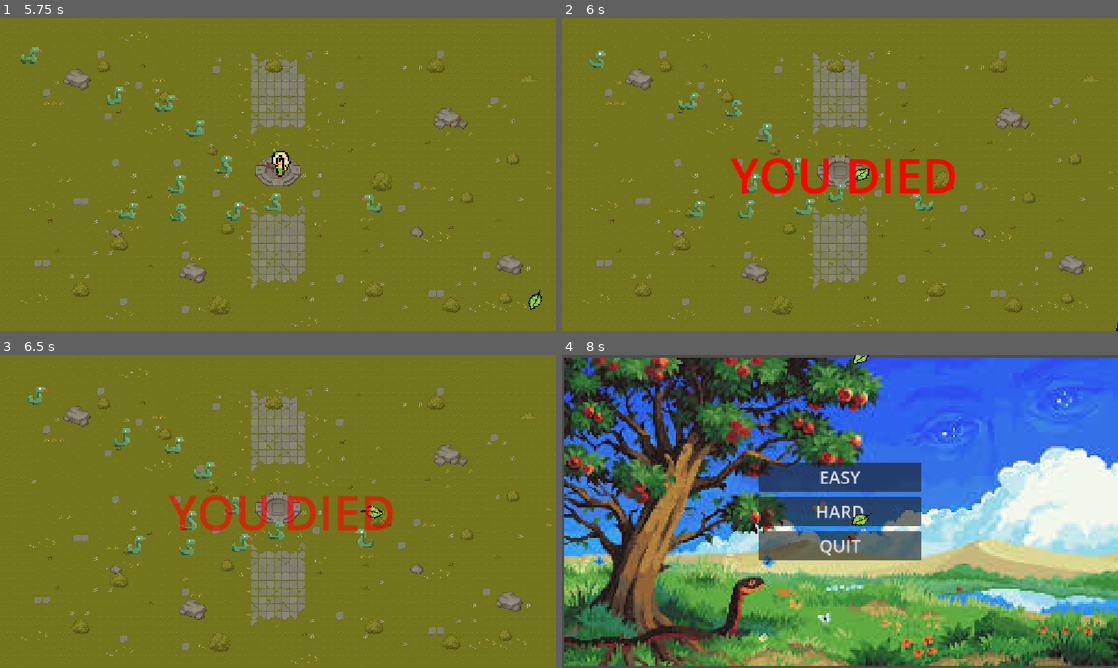
Above: before the commit, frames 1-4 (two rows, left to right).
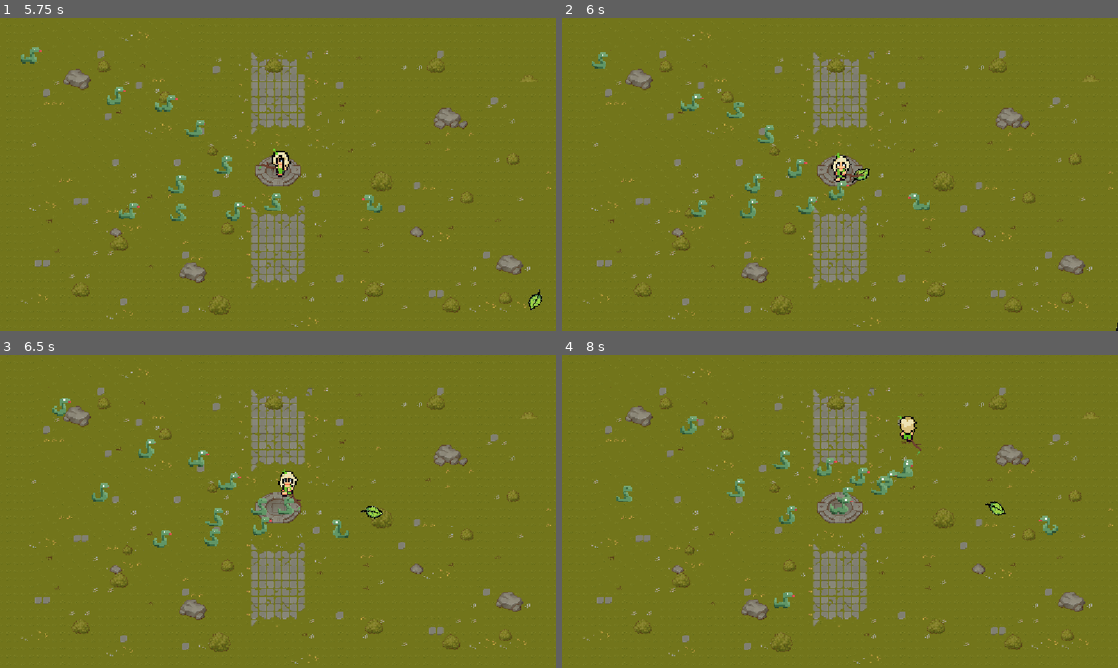
Above: after the commit, the same moments.

Repository: Jonniscoss/game-moral
Game: Godot game, scene res://scenes/main_menu.tscn
The game is run twice, just before and just after one commit, with the same random seed, the same clock (stepped at 60 frames per second) and the same inputs.
Inputs (mouse positions are in pixels of both pictures, inside the frame that each line leads up to):
- Up to frame 1 (5.75 s): click "HARD" at 0.5 s; tap Enter (ui_accept) at 1.25, 1.52, 2.27, 3.77, 4.52, 5.27 s; move the mouse to (400, 158) at 1.27 s; hold D (WalkRight) 1.28-2.03 s; click (400, 158) at 1.35 s; move the mouse to (166, 190) at 2.02 s; hold Down (WalkDown) 2.03-2.78 s; click (166, 190) at 2.1 s; move the mouse to (333, 105) at 2.77 s; hold D (WalkRight) 2.78-3.53 s; click (333, 105) at 2.85 s; move the mouse to (250, 237) at 3.52 s; hold W (WalkUp) 3.53-4.28 s; click (250, 237) at 3.6 s; move the mouse to (444, 221) at 4.27 s; hold A (WalkLeft) from 4.28 s (still down); click (444, 221) at 4.35 s; move the mouse to (111, 127) at 5.02 s; click (111, 127) at 5.1 s
- Up to frame 2 (6 s): move the mouse to (867, 174) at 5.77 s; release A (WalkLeft) at 5.78 s; hold Down (WalkDown) from 5.78 s (still down); click (867, 174) at 5.85 s
- Up to frame 3 (6.5 s): keep holding Down (WalkDown)
- Up to frame 4 (8 s): move the mouse to (756, 433) at 6.52 s; release Down (WalkDown) at 6.53 s; hold D (WalkRight) 6.53-7.28 s; click (756, 433) at 6.6 s; tap Enter (ui_accept) at 6.77, 7.52 s; move the mouse to (962, 495) at 7.27 s; hold W (WalkUp) from 7.28 s (still down); click (962, 495) at 7.35 s

Frame 1 is identical in both runs. In frame 2, 2.9% of the frame differs, in the area x 5-71%, y 10-64%; in frame 3, 3.8%; in frame 4, 100%, in the area x 0-100%, y 0-100%.

Commit message:
Win screen

Diff:
--- /dev/null
+++ b/Scripts/DropManager.gd
@@ -0,0 +1,36 @@
+extends Node
+
+var drop_texts := [
+	"LOOT",
+	"SCROLL",
+	"PAPER",
+	"SOMETHING",
+	"MAP",
+	"KEY",
+	"DIARY"
+]
+
+var remaining_drops := []
+var total := 0
+var collected := 0
+
+func _ready():
+	remaining_drops = drop_texts.duplicate()
+	total = drop_texts.size()
+	collected = 0
+
+func get_drop_text() -> String:
+	if remaining_drops.size() == 0:
+		return "null"
+	var index = randi() % remaining_drops.size()
+	var chosen_text = remaining_drops[index]
+	remaining_drops.remove_at(index)
+	return chosen_text
+
+# Call this **when a scroll is picked up**
+func mark_collected():
+	collected += 1
+
+# Check if all scrolls have been collected
+func is_last_drop() -> bool:
+	return collected >= total
--- a/Scripts/canvas_layer.gd
+++ b/Scripts/canvas_layer.gd
@@ -1,18 +1,32 @@
 extends CanvasLayer
 
-@onready var label := $Panel/Label
+@onready var rich_label := $Panel/TextureRect/RichTextLabel
+@onready var close_button := $Panel/Button
 
-func show_text(text: String):
+var last_drop := false
+
+func _ready():
+	visible = false
+	rich_label.visible = false
+
+func show_text(text: String, is_last := false):
 	visible = true
-	var Rich_label = $Panel/TextureRect/RichTextLabel
-	Rich_label.bbcode_text = text
-	Rich_label.visible = true
+	rich_label.bbcode_enabled = true
+	rich_label.bbcode_text = text
+	rich_label.visible = true
+
+	last_drop = is_last
 	get_tree().paused = true
 
 func hide_text():
+	rich_label.visible = false
 	visible = false
 	get_tree().paused = false
-	$"../ColorRect".visible = false
 
-func _on_button_pressed() -> void:
+	if last_drop:
+		last_drop = false
+		get_tree().paused = false
+		get_tree().change_scene_to_file("res://scenes/win.tscn")
+
+func _on_close_pressed() -> void:
 	hide_text()
--- /dev/null
+++ b/Scripts/counter.gd
@@ -0,0 +1,4 @@
+extends Label
+
+func update_counter():
+	$ScrollCounter.text = str(DropManager.collected) + "/" + str(DropManager.total)
--- a/Scripts/enemy.gd
+++ b/Scripts/enemy.gd
@@ -1,7 +1,6 @@
 extends CharacterBody2D
 
 @export var speed := 100.0
-@export var message_label: Label
 @export var drop_item: PackedScene
 var health := 40
 var player: Node2D
@@ -11,61 +10,55 @@
 	player = get_tree().current_scene.get_node("Eva")
 	randomize()
 
-func show_message(text: String, duration: float = 1.0) -> void:
-	if message_label == null:
-		return
-	message_label.text = text
-	message_label.visible = true
-	message_label.global_position = global_position + Vector2(0, -50)
-	await get_tree().create_timer(duration).timeout
-	message_label.visible = false
-
 func _physics_process(delta):
 	if player == null:
 		return
 	var direction = (player.global_position - global_position).normalized()
 	velocity = direction * speed
-
-	if velocity.x<0:
+	if velocity.x < 0:
 		$AnimatedSprite2D.flip_h = false
-	elif velocity.x>0 :
+	elif velocity.x > 0:
 		$AnimatedSprite2D.flip_h = true
 	move_and_slide()
-
-var drop_texts := [
-	"LOOT",
-	"SCROLL",
-	"PAPER",
-	"SOMETHING"
-]
-
-func get_drop_text() -> String:
-	return drop_texts.pick_random()
 
 func take_damage(amount: int):
 	health -= amount
 	if health <= 0:
 		$AnimatedSprite2D.play("Die")
-		if drop_item and randf() < 1:
-			var item = drop_item.instantiate()
-			item.pickup_text = get_drop_text()
-			item.position = global_position
-			get_tree().current_scene.add_child(item)
-			var text_box = get_tree().get_first_node_in_group("item_text_box")
-			if text_box:
-				item.picked_up.connect(text_box.show_text)
-			else:
-				push_error("ItemTextBox not found!")
+
+		if drop_item:
+			var text = DropManager.get_drop_text()
+			if text != "null":
+				# Spawn the scroll item
+				var item = drop_item.instantiate()
+				item.pickup_text = text
+				item.global_position = global_position
+				get_tree().current_scene.add_child(item)
+
+				# Find the popup and counter layers
+				var popup = get_tree().get_first_node_in_group("item_text_box")
+				var counter_layer = get_tree().get_first_node_in_group("scroll_counter_layer")
+
+				# Connect the pickup signal
+				item.picked_up.connect(func(text):
+					# Increment collected count **only on pickup**
+					DropManager.mark_collected()
+
+					# Update counter
+					if counter_layer:
+						counter_layer.update_counter()
+
+					# Check if this is the last scroll
+					var last = DropManager.is_last_drop()
+
+					# Show the scroll popup
+					if popup:
+						popup.show_text(text, last)
+				)
+
+		# Disable enemy after death
 		speed = 0
 		$Shots.queue_free()
 		$Area2D/Kill.queue_free()
 		await $AnimatedSprite2D.animation_finished
 		queue_free()
-
-func _on_area_2d_body_entered(body: Node2D) -> void:
-	if body == player:
-		if message_label:
-			message_label.show_message()
-		player.queue_free()
-		await get_tree().create_timer(2.0).timeout
-		get_tree().change_scene_to_file("res://scenes/main_menu.tscn")
--- a/Scripts/enemy_spawner.gd
+++ b/Scripts/enemy_spawner.gd
@@ -70,8 +70,6 @@
 	if found_valid_position:
 		var enemy = enemy_prefab.instantiate()
 		enemy.global_position = spawn_pos
-		if message_label:
-			enemy.message_label = message_label
 		get_parent().add_child(enemy)
 		print("✓ ENEMY SPAWNED at: ", spawn_pos)
 	else:
--- a/Scripts/main_menu.gd
+++ b/Scripts/main_menu.gd
@@ -1,10 +1,12 @@
 extends Control
 
 func _on_start_pressed() -> void:
+	DropManager._ready()
 	GameData.difficulty = "easy"
 	get_tree().change_scene_to_file("res://scenes/world.tscn")
 
 func _on_hard_pressed() -> void:
+	DropManager._ready()
 	print("start(hard)")
 	GameData.difficulty = "hard"
 	get_tree().change_scene_to_file("res://scenes/world.tscn")
--- /dev/null
+++ b/Scripts/scroll_counter_layer.gd
@@ -0,0 +1,9 @@
+extends CanvasLayer
+
+@onready var counter_label := $ScrollCounter
+
+func _ready():
+	update_counter()
+
+func update_counter():
+	counter_label.text = str(DropManager.collected) + "/" + str(DropManager.total)
--- a/Scripts/scroll_drop.gd
+++ b/Scripts/scroll_drop.gd
@@ -1,15 +1,14 @@
 extends Node2D
 
-var pickup_radius = 30
-var pickup_text : String
+@export var pickup_text: String = ""
+signal picked_up(text: String)
+@export var pickup_radius := 24.0
 
-signal picked_up(text : String)
-
-func _process(delta):
+func _process(_delta):
 	var player = get_tree().get_first_node_in_group("player")
 	if player == null:
-		print("Player not found")
 		return
+
 	if global_position.distance_to(player.global_position) <= pickup_radius:
 		picked_up.emit(pickup_text)
 		queue_free()
--- /dev/null
+++ b/Scripts/win.gd
@@ -0,0 +1,4 @@
+extends CanvasLayer
+
+func _on_main_menu_pressed() -> void:
+	get_tree().change_scene_to_file("res://scenes/main_menu.tscn")
--- a/project.godot
+++ b/project.godot
@@ -17,6 +17,7 @@
 [autoload]
 
 GameData="*res://Scripts/GameData.gd"
+DropManager="*res://Scripts/DropManager.gd"
 
 [display]
 
--- a/scenes/scroll.tscn
+++ b/scenes/scroll.tscn
@@ -75,4 +75,4 @@
 theme_override_font_sizes/font_size = 36
 text = "CLOSE"
 
-[connection signal="pressed" from="close" to="." method="_on_button_pressed"]
+[connection signal="pressed" from="close" to="." method="_on_close_pressed"]
--- /dev/null
+++ b/scenes/scroll_counter_layer.tscn
@@ -0,0 +1,15 @@
+[gd_scene load_steps=2 format=3 uid="uid://dkh883i10wbyy"]
+
+[ext_resource type="Script" uid="uid://wtqjakb33ihr" path="res://Scripts/scroll_counter_layer.gd" id="1_ra47m"]
+
+[node name="ScrollCounterLayer" type="CanvasLayer"]
+script = ExtResource("1_ra47m")
+
+[node name="ScrollCounter" type="Label" parent="."]
+texture_filter = 1
+offset_left = -41.0
+offset_top = -560.0
+offset_right = 42.0
+offset_bottom = -486.0
+theme_override_font_sizes/font_size = 54
+text = "0/7"
--- /dev/null
+++ b/scenes/win.tscn
@@ -0,0 +1,69 @@
+[gd_scene load_steps=2 format=3 uid="uid://bomv3bxvf2fy0"]
+
+[ext_resource type="Script" uid="uid://dial53dgluao0" path="res://Scripts/win.gd" id="1_r4oei"]
+
+[node name="Win" type="CanvasLayer"]
+script = ExtResource("1_r4oei")
+
+[node name="Panel" type="Panel" parent="."]
+anchors_preset = 8
+anchor_left = 0.5
+anchor_top = 0.5
+anchor_right = 0.5
+anchor_bottom = 0.5
+offset_left = -576.0
+offset_top = -325.0
+offset_right = 576.0
+offset_bottom = 325.0
+grow_horizontal = 2
+grow_vertical = 2
+
+[node name="TextureRect" type="TextureRect" parent="Panel"]
+layout_mode = 1
+anchors_preset = 8
+anchor_left = 0.5
+anchor_top = 0.5
+anchor_right = 0.5
+anchor_bottom = 0.5
+offset_left = -575.0
+offset_top = -326.0
+offset_right = 575.0
+offset_bottom = 326.0
+grow_horizontal = 2
+grow_vertical = 2
+
+[node name="RichTextLabel" type="RichTextLabel" parent="Panel/TextureRect"]
+layout_mode = 1
+anchors_preset = 8
+anchor_left = 0.5
+anchor_top = 0.5
+anchor_right = 0.5
+anchor_bottom = 0.5
+offset_left = -578.5
+offset_top = -324.0
+offset_right = 578.5
+offset_bottom = 324.0
+grow_horizontal = 2
+grow_vertical = 2
+theme_override_font_sizes/normal_font_size = 36
+bbcode_enabled = true
+text = "WIN"
+horizontal_alignment = 1
+vertical_alignment = 1
+
+[node name="MainMenu" type="Button" parent="."]
+anchors_preset = 7
+anchor_left = 0.5
+anchor_top = 1.0
+anchor_right = 0.5
+anchor_bottom = 1.0
+offset_left = -118.5
+offset_top = -182.0
+offset_right = 118.5
+offset_bottom = -120.0
+grow_horizontal = 2
+grow_vertical = 0
+theme_override_font_sizes/font_size = 36
+text = "MAIN MENU"
+
+[connection signal="pressed" from="MainMenu" to="." method="_on_main_menu_pressed"]
--- a/scenes/world.tscn
+++ b/scenes/world.tscn
@@ -1,9 +1,10 @@
-[gd_scene load_steps=16 format=4 uid="uid://4jsij0dorxg6"]
+[gd_scene load_steps=17 format=4 uid="uid://4jsij0dorxg6"]
 
 [ext_resource type="Script" uid="uid://c4awql8npxjui" path="res://Scripts/world.gd" id="1_4mrxx"]
 [ext_resource type="Texture2D" uid="uid://dc6eg0nd1x2jp" path="res://Sprites/tile map/TX Tileset Grass.png" id="1_nnsk1"]
 [ext_resource type="PackedScene" uid="uid://bcoyk2cplgk4l" path="res://scenes/scroll.tscn" id="2_7r4gi"]
 [ext_resource type="PackedScene" uid="uid://c0gvvapp4i4vq" path="res://scenes/settings.tscn" id="2_i7141"]
+[ext_resource type="PackedScene" uid="uid://dkh883i10wbyy" path="res://scenes/scroll_counter_layer.tscn" id="2_w7kh3"]
 [ext_resource type="Texture2D" uid="uid://deuo0m2tdhyqt" path="res://Sprites/tile map/TX Props.png" id="3_4wyf3"]
 [ext_resource type="PackedScene" uid="uid://nm5jn1our1d2" path="res://scenes/Eva lol.tscn" id="4_k0juu"]
 [ext_resource type="Script" uid="uid://bvl6xx6li2i0n" path="res://Scripts/label.gd" id="4_qfnet"]
@@ -567,14 +568,7 @@
 metadata/_edit_vertical_guides_ = [-594.0, 578.0]
 metadata/_edit_horizontal_guides_ = [-335.0, 336.0]
 
-[node name="ColorRect" type="ColorRect" parent="."]
-visible = false
-z_index = 11
-offset_left = -611.0
-offset_top = -354.0
-offset_right = 592.0
-offset_bottom = 353.0
-color = Color(0, 0, 0, 1)
+[node name="ScrollCounterLayer" parent="." groups=["scroll_counter_layer"] instance=ExtResource("2_w7kh3")]
 
 [node name="Scroll" parent="." groups=["item_text_box"] instance=ExtResource("2_7r4gi")]
 layer = 12
@@ -617,6 +611,7 @@
 uppercase = true
 script = ExtResource("4_qfnet")
 message_text = "YOU DIED"
+metadata/_edit_use_anchors_ = true
 
 [node name="Eva" parent="." instance=ExtResource("4_k0juu")]
 z_index = 3
Not shown, added: Scripts/DropManager.gd.uid
Not shown, added: Scripts/counter.gd.uid
Not shown, added: Scripts/scroll_counter_layer.gd.uid
Not shown, added: Scripts/win.gd.uid
